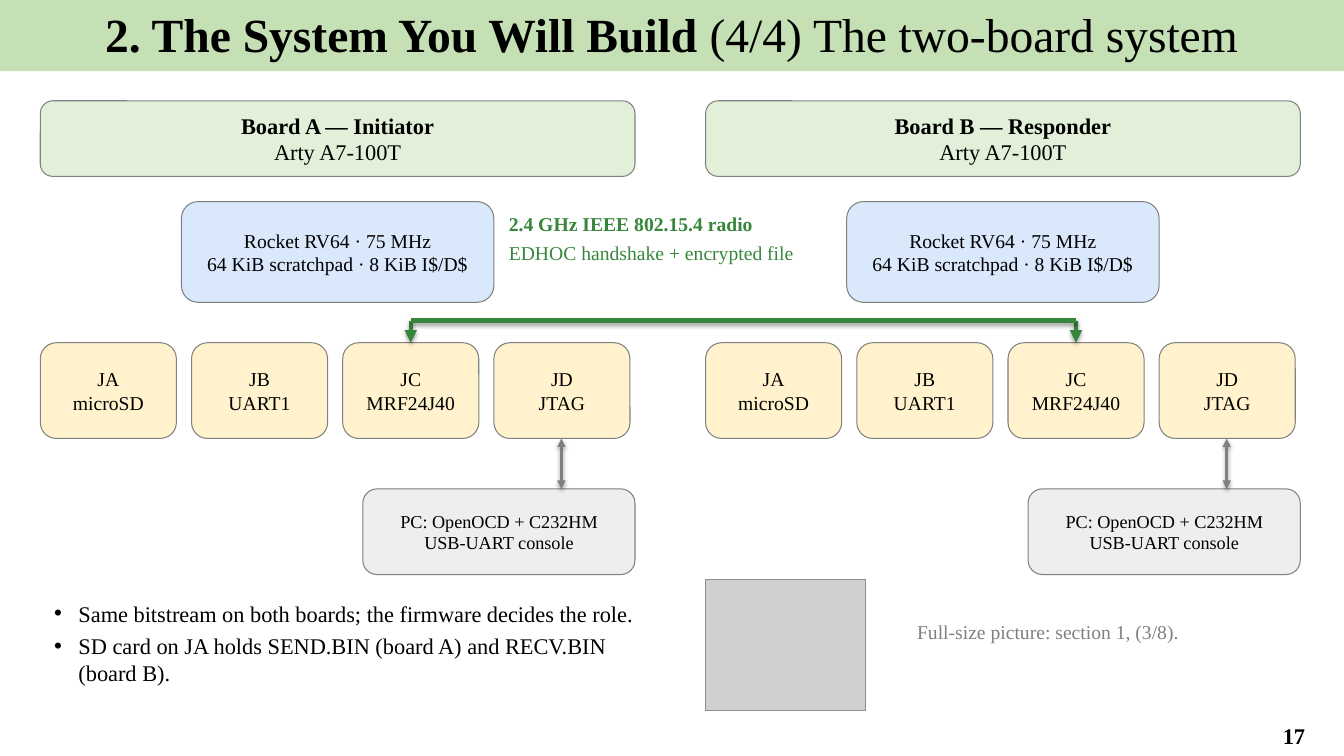
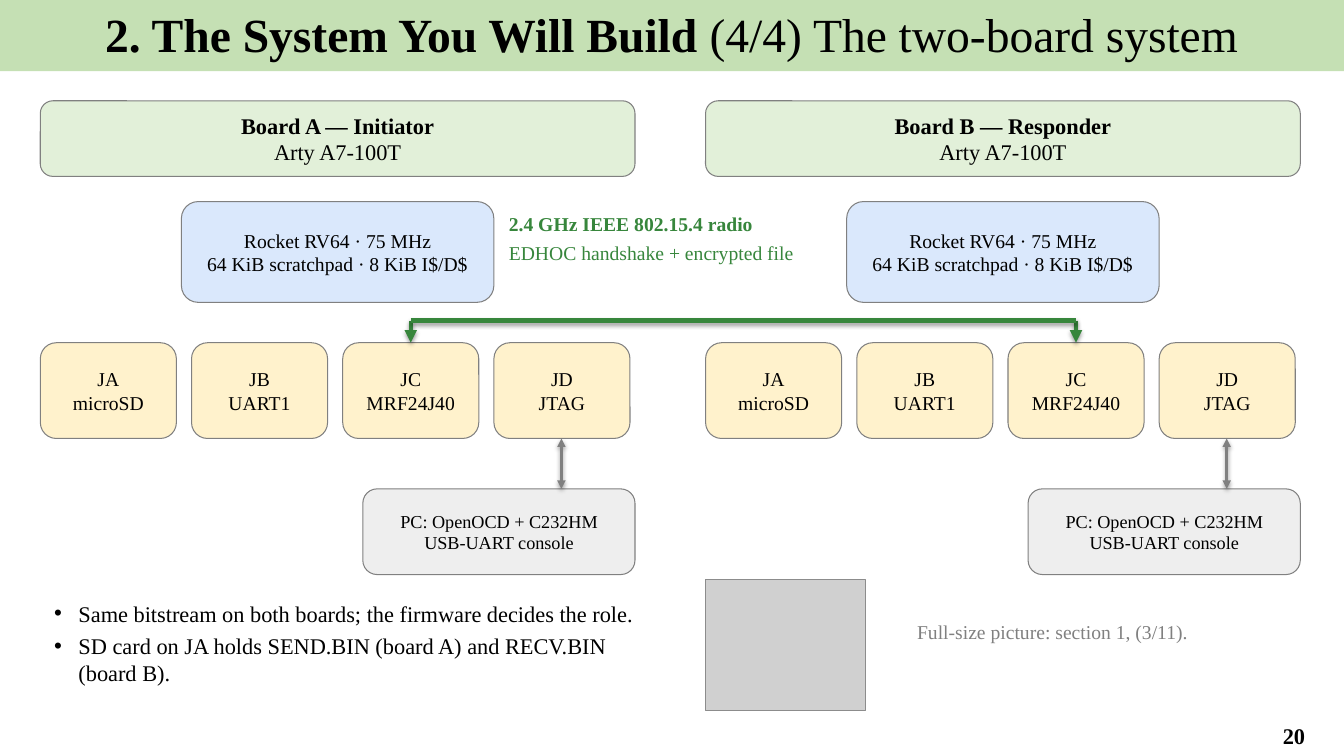
Before and after one commit to Khaiduy/chipyard-edhoc, a slide deck: slide 20 of fpga/sw/export/docs/slides/01_EDHOC_SoC_on_Arty_A7-100T.pptx (slide 17 before the commit). Drawn at 1344x756 pixels with LibreOffice and Linux fonts; fonts in the diff are those of the drawing; grey boxes stand for pictures. Boxes give left, top, right and bottom in pixels: in the first picture for what was removed or moved away, otherwise in the second. Text is boxed around its words. In the diff, an @@ line names an element or a change of style, - is before the commit and + after.

```diff
--- a/fpga/sw/export/docs/slides/01_EDHOC_SoC_on_Arty_A7-100T.pptx
+++ b/fpga/sw/export/docs/slides/01_EDHOC_SoC_on_Arty_A7-100T.pptx
@@ text at bbox=[917, 625, 1187, 643]: text changed @@
-Full-size picture: section 1, (3/8).
+Full-size picture: section 1, (3/11).
@@ page number at bbox=[1283, 729, 1305, 745]: text changed @@
-17
+20
```
Also in this commit, not shown: 10 other slides changed, 3 slides added, 7 other files.
